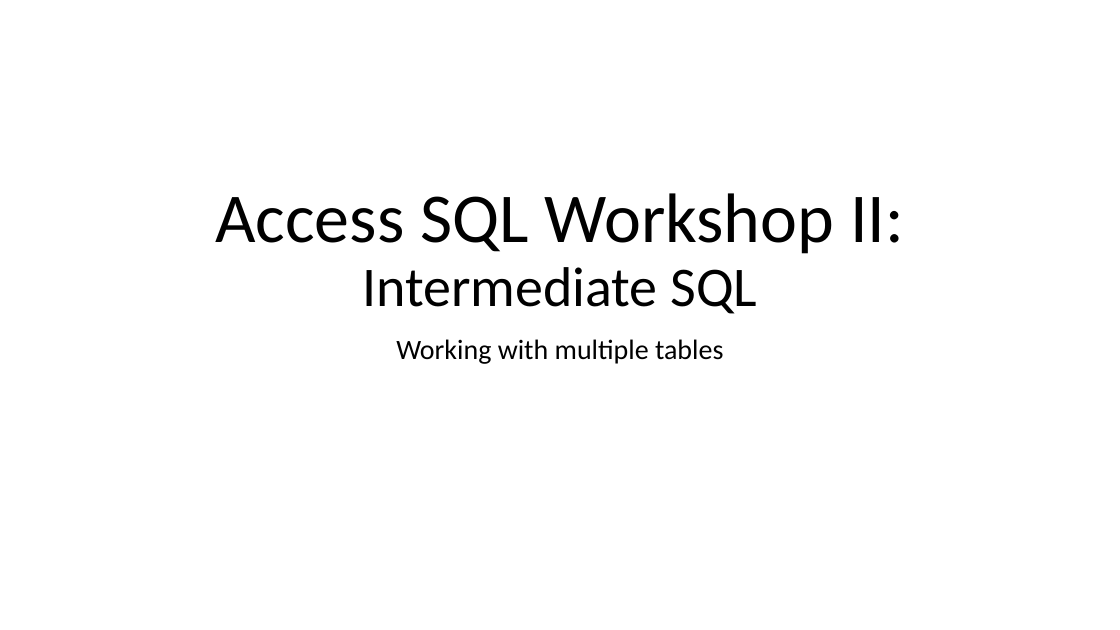
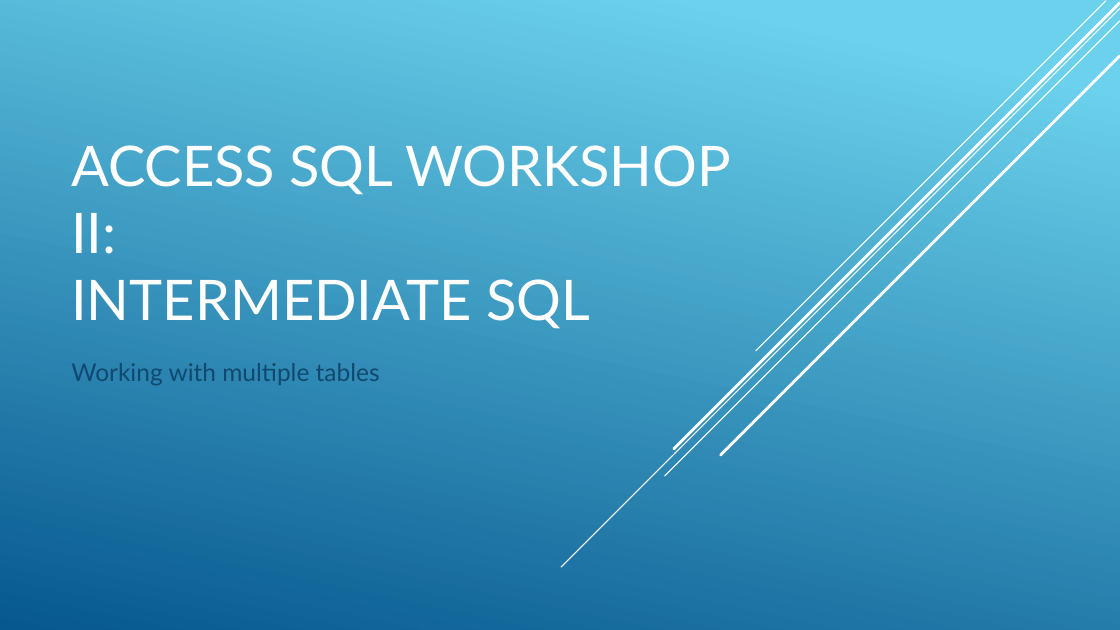
Before and after one commit to kzhu98/kzhu98.github.io, a slide deck: slide 1 of projects/BASWorkshops/SQL/SQL_II.pptx. Drawn at 1120x630 pixels with LibreOffice and Linux fonts; fonts in the diff are those of the drawing; background and template pictures are left out. Boxes give left, top, right and bottom in pixels: in the first picture for what was removed or moved away, otherwise in the second. Text is boxed around its words. In the diff, an @@ line names an element or a change of style, - is before the commit and + after.

```diff
--- a/projects/BASWorkshops/SQL/SQL_II.pptx
+++ b/projects/BASWorkshops/SQL/SQL_II.pptx
@@ background #FFFFFF to gradient #6ED2EB to #06588E @@
@@ line added from (1120, 8) to (561, 567), #FFFFFF 1 pt @@
@@ line added from (1120, 21) to (665, 476), #FFFFFF 1 pt @@
@@ line added from (1120, 3) to (674, 449), #FFFFFF 2.5 pt @@
@@ line added from (1106, 1) to (756, 351), #FFFFFF 1 pt @@
@@ line added from (1120, 56) to (721, 455), #FFFFFF 2.5 pt @@
@@ title at [71, 145, 731, 329]: text changed; size 60 to 48 pt; font Calibri to Lato; text colour #000000 to #FFFFFF @@
-Access SQL Workshop II:
-Intermediate SQL
+ACCESS SQL WORKSHOP II:
+INTERMEDIATE SQL
@@ subtitle "Working with multiple tables": place and size @@
-subtitle "Working with multiple tables" at [396, 339, 723, 364]
+subtitle "Working with multiple tables" at [71, 363, 380, 385]
@@ subtitle "Working with multiple tables" at [71, 363, 380, 385]: size 24 to 21 pt, font Calibri to Lato, text colour #000000 to #0F496F; alignment centre to left; line spacing 0.9 to 1 @@
```
Also in this commit, not shown: 19 other slides changed, 4 other files.
